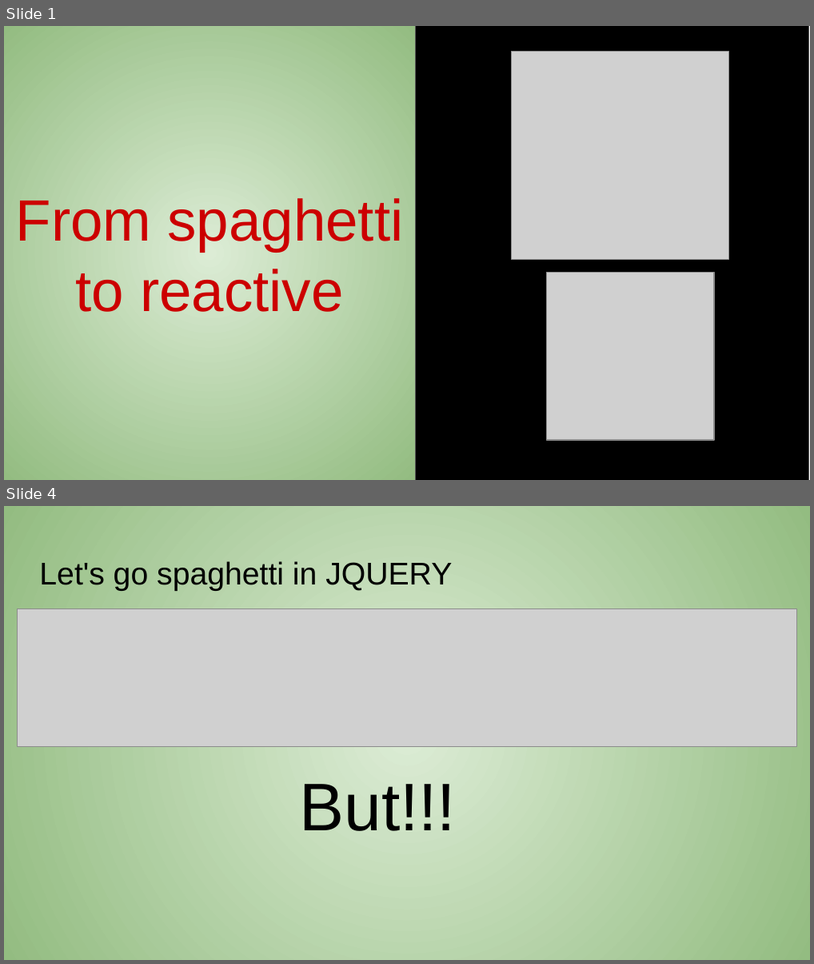
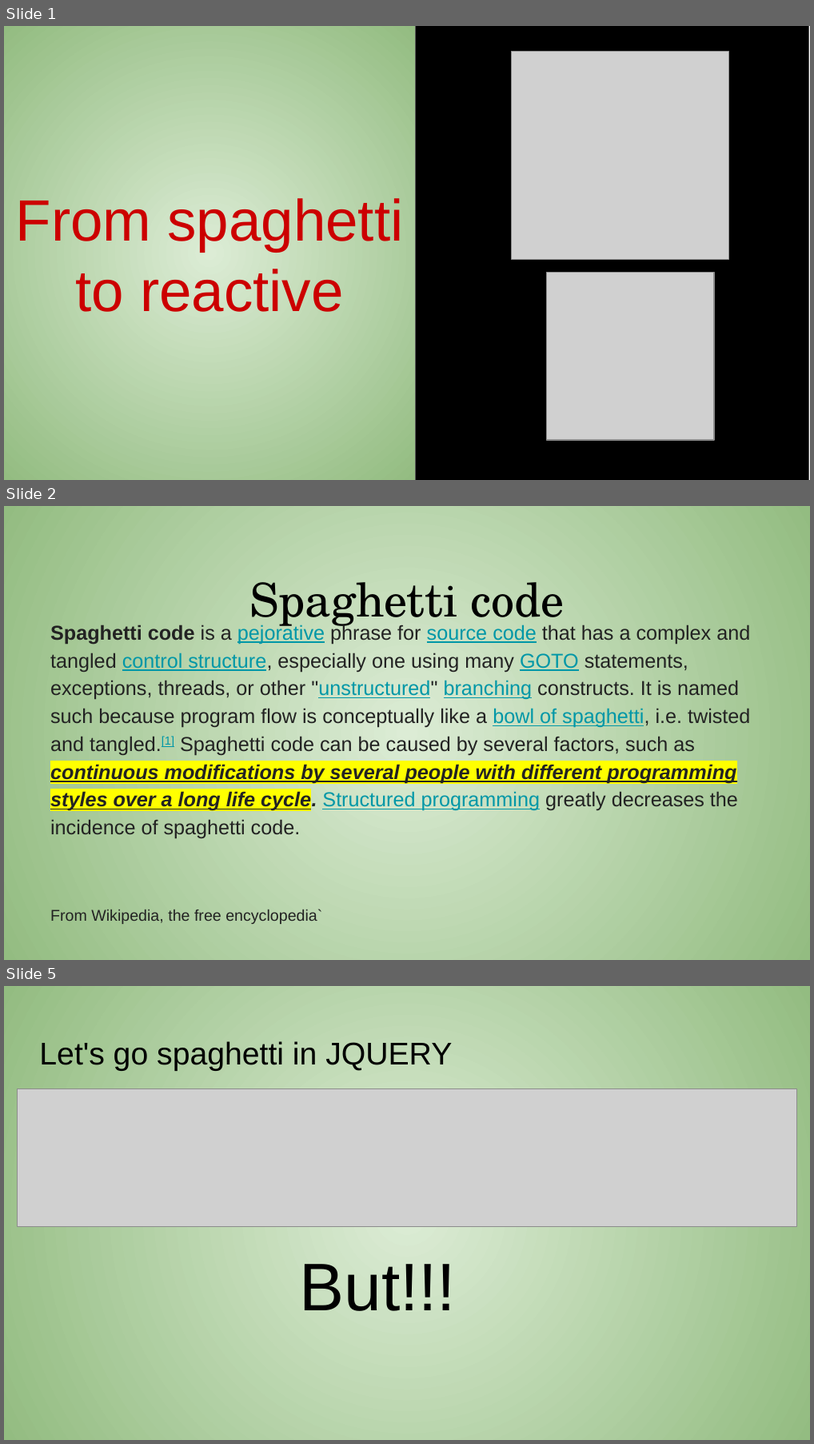
Before and after one commit to amanecer2/spaghetti-to-reactive, a slide deck: from spageti to reactive.pptx. Shown one above the other, each under a label of ours: slides 1 and 4 before the commit, slides 1, 2 and 5 after it; the slides between them are not shown. The pictures are 814x964 and 814x1444 pixels, drawn with LibreOffice and Linux fonts; fonts in the diff are those of the drawing; grey boxes stand for pictures. Boxes give left, top, right and bottom in pixels: in the first picture for what was removed or moved away, otherwise in the second. Text is boxed around its words. In the diff, an @@ line names an element or a change of style, - is before the commit and + after.

```diff
--- a/from spageti to reactive.pptx
+++ b/from spageti to reactive.pptx
@@ slide 2 added at (x1=4, y1=506, x2=810, y2=960), background gradient #DCECD5 to #93BC81 @@
@@ title added at (x1=250, y1=582, x2=565, y2=630), 41.5 pt, text #000000 @@
+Spaghetti code
@@ text added at (x1=50, y1=624, x2=750, y2=920), 18 pt, text #222222 @@
+Spaghetti code is a pejorative phrase for source code that has a complex and tangled control structure, especially one using many GOTO statements, exceptions, threads, or other "unstructured" branching constructs. It is named such because program flow is conceptually like a bowl of spaghetti, i.e. twisted and tangled.[1] Spaghetti code can be caused by several factors, such as continuous modifications by several people with different programming styles over a long life cycle. Structured programming greatly decreases the incidence of spaghetti code.
+From Wikipedia, the free encyclopedia`
@@ what was slide 4 is now slide 5 @@
```
Also in this commit, not shown: 12 slides changed.
